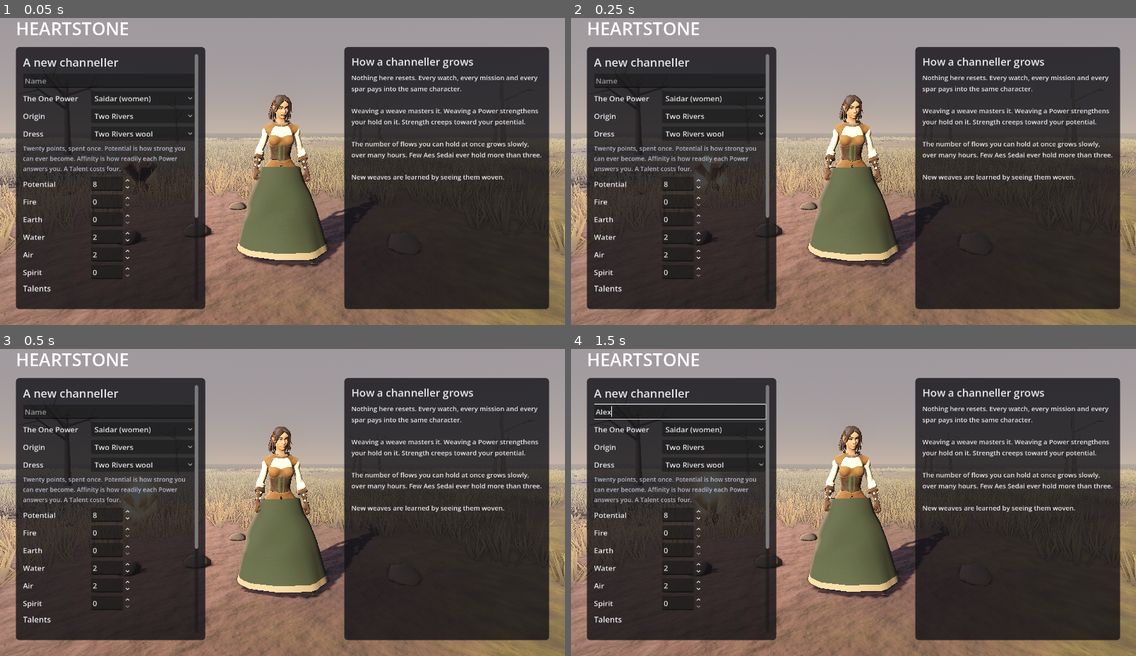
Above: before the commit, frames 1-4 (two rows, left to right).
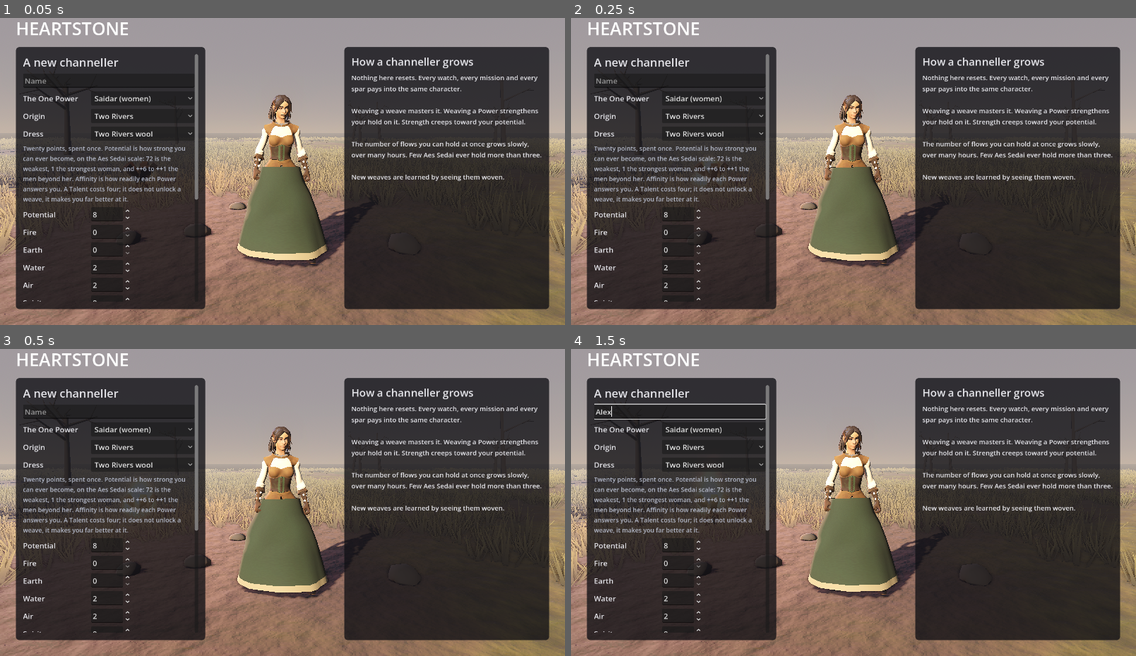
Above: after the commit, the same moments.

Repository: malleum/heartstone
Game: Godot game, scene res://src/game/camp.tscn
Same seed, same stepped clock (60 frames per second), same inputs: the game is played once before the commit and once after it.
Inputs (mouse positions are in pixels of both pictures, inside the frame that each line leads up to):
- Up to frame 1 (0.05 s): no input
- Up to frame 2 (0.25 s): no input
- Up to frame 3 (0.5 s): no input
- Up to frame 4 (1.5 s): click (678, 410) at 0.52 s; type "Alex" at 0.6 s; click (678, 634) at 1.25 s, where only the run before the commit has a clickable "Healing"

The runs differ from the first frame. In frame 1, 1.7% of the frame differs, in the area x 4-36%, y 44-93%; in frame 2, 1.7%; in frame 3, 1.7%; in frame 4, 1.7%.

Commit message:
Strength on the Companion scale, Talents as bonuses, sex-specific flows; research merged into docs/WEAVES.md
Strength is shown and gated as Robert Jordan's levels (72 to 1, then ++6 to ++1
for saidin). Talents no longer unlock weaves: they multiply power and waive the
strength gate. Gateway and Deathgate need 19(7). Healing and Gateway have
saidin flows. Balefire is all five Powers. weaves.md is replaced by
docs/WEAVES.md, with the design parts folded into VISION and ARCHITECTURE.

Co-Authored-By: Claude Fable 5.2 <noreply@anthropic.com>
Claude-Session: https://claude.ai/code/session_01Gpjj62eNhKwkLZFDBswzAi

Diff:
--- a/data/weaves.json
+++ b/data/weaves.json
@@ -1,6 +1,6 @@
 {
-  "_doc": "One row per weave. flows = threads of each Power  …(156 unchanged characters)… non | wiki | unknown | game | user (see weaves.md). kind picks the sim behaviour; base holds its numbers at reference power 10.",
-  "fireball": {"name": "Fireball", "book": 1, "confidence": "canon", "flows": {"fire": 1}, "kind": "projectile",
+  "_doc": "One row per weave. flows = threads of each Power  …(156 unchanged characters)… non | wiki | unknown | game | user (see docs/WEAVES.md). flows_saidin = the flows a man uses where they differ. talent = the Talent that makes this weave far stronger and waives its strength gate; nobody needs a Talent to learn a weave. level = weakest Companion strength level that can make it work. kind picks the sim behaviour; base holds its numbers at reference power 10.",
+  "fireball": {"name": "Fireball", "book": 1, "confidence": "wiki", "flows": {"fire": 1}, "kind": "projectile",
     "base": {"damage": 30, "radius": 1.6, "speed": 30, "range": 45}, "form": 0.55, "draw": 6},
   "hammer_of_air": {"name": "Hammer of Air", "book": 2, "confidence": "game", "flows": {"air": 1}, "kind": "cone",
     "base": {"damage": 12, "range": 9, "arc": 50, "push": 9}, "form": 0.4, "draw": 5},
@@ -8,23 +8,23 @@
     "base": {"absorb": 60}, "form": 0.5, "draw": 8, "hold": true},
   "riven_earth": {"name": "Riven Earth", "book": 4, "confidence": "wiki", "flows": {"earth": 2}, "kind": "line",
     "base": {"damage": 40, "range": 18, "width": 2.2, "stagger": 1.0}, "form": 0.8, "draw": 11},
-  "lightning": {"name": "Call Lightning", "book": 3, "confidence": "wiki", "flows": {"air": 1, "fire": 1}, "kind": "strike",
+  "lightning": {"name": "Lightning", "book": 5, "confidence": "canon", "flows": {"air": 1, "fire": 1}, "kind": "strike",
     "base": {"damage": 70, "radius": 2.2, "range": 55}, "form": 0.9, "draw": 12},
   "arrows_of_fire": {"name": "Arrows of Fire", "book": 11, "confidence": "canon", "flows": {"earth": 1, "fire": 1}, "kind": "projectile",
     "base": {"damage": 16, "radius": 0.5, "speed": 46, "range": 50, "count": 5, "spread": 16}, "form": 0.6, "draw": 9},
-  "rolling_ring": {"name": "Rolling Ring of Earth and Fire", "book": 6, "confidence": "canon", "flows": {"earth": 2, "fire": 1}, "kind": "ring",
+  "rolling_ring": {"name": "Rolling Ring of Earth and Fire", "book": 6, "confidence": "wiki", "flows": {"earth": 2, "fire": 1}, "kind": "ring",
     "base": {"damage": 55, "radius": 13, "speed": 11}, "form": 1.3, "draw": 20},
   "blossoms_of_fire": {"name": "Blossoms of Fire", "book": 11, "confidence": "canon", "flows": {"earth": 1, "air": 1, "fire": 1}, "kind": "burst",
     "base": {"damage": 48, "radius": 3.2, "range": 60, "count": 6, "scatter": 8, "delay": 0.7}, "form": 1.4, "draw": 22},
-  "deathgate": {"name": "Deathgate", "book": 11, "confidence": "canon", "flows": {"spirit": 1, "fire": 1, "earth": 1}, "kind": "mover", "talent": "travelling",
+  "deathgate": {"name": "Deathgate", "book": 11, "confidence": "canon", "flows": {"spirit": 1, "fire": 1, "earth": 1}, "kind": "mover", "talent": "travelling", "level": 19,
     "base": {"dps": 260, "radius": 1.6, "speed": 6.5, "duration": 6, "count": 2, "spread": 30}, "form": 1.9, "draw": 34},
-  "balefire": {"name": "Balefire", "book": 3, "confidence": "game", "flows": {"fire": 2, "spirit": 2}, "kind": "beam", "min_strength": 30,
+  "balefire": {"name": "Balefire", "book": 3, "confidence": "game", "flows": {"fire": 1, "earth": 1, "water": 1, "air": 1, "spirit": 1}, "kind": "beam",
     "base": {"damage": 400, "range": 70, "width": 0.7}, "form": 1.6, "draw": 45},
-  "healing": {"name": "Healing", "book": 1, "confidence": "canon", "flows": {"spirit": 1, "water": 1, "air": 1}, "kind": "heal", "talent": "healing",
+  "healing": {"name": "Healing", "book": 3, "confidence": "canon", "flows": {"spirit": 1, "water": 1, "air": 1}, "flows_saidin": {"spirit": 1, "fire": 1, "earth": 1}, "kind": "heal", "talent": "healing",
     "base": {"heal": 60, "range": 6}, "form": 1.5, "draw": 18},
-  "shielding": {"name": "Shield from the Source", "book": 2, "confidence": "canon", "flows": {"spirit": 2}, "kind": "sever",
+  "shielding": {"name": "Shield from the Source", "book": 3, "confidence": "canon", "flows": {"spirit": 2}, "kind": "sever",
     "base": {"range": 30, "duration": 4}, "form": 1.2, "draw": 16, "hold": true},
-  "gateway": {"name": "Gateway", "book": 5, "confidence": "canon", "flows": {"spirit": 2}, "flows_saidin": {"spirit": 1, "fire": 1}, "kind": "utility", "talent": "travelling",
+  "gateway": {"name": "Gateway", "book": 6, "confidence": "canon", "flows": {"spirit": 1}, "flows_saidin": {"spirit": 1, "fire": 1}, "kind": "utility", "talent": "travelling", "level": 19,
     "base": {}, "form": 2.5, "draw": 30},
   "fog": {"name": "Making Fog", "book": 5, "confidence": "wiki", "flows": {"air": 1, "water": 1}, "kind": "utility", "talent": "cloud_dancing",
     "base": {"radius": 25, "duration": 30}, "form": 2.0, "draw": 14}
--- a/src/core/profile.gd
+++ b/src/core/profile.gd
@@ -8,7 +8,7 @@
 ## Tests point this elsewhere so they never litter the player's character list.
 static var dir := "user://profiles"
 const CREATION_POINTS := 20
-const TALENTS: Array[String] = ["healing", "travelling", "skimming", "cloud_dancing", "earth_singing", "illusion", "reading_residues", "reading_weaves", "unweaving", "listening_to_the_wind", "dreaming", "foretelling"]
+const TALENTS: Array[String] = ["healing", "travelling", "cloud_dancing", "delving", "earth_singing", "illusion", "reading_residues", "reading_weaves", "unweaving", "listening_to_the_wind", "dreaming", "foretelling"]
 
 ## opts: name, power (saidin|saidar), potential_pts, affinity_pts {element: pts},
 ## talents [], origin, look {}, book_limit. Points: 20 shared between potential,
@@ -32,7 +32,7 @@
 		affinity[e] = minf(a, 0.9)
 		# Aptitude is the ceiling practice can reach in that Power.
 		aptitude[e] = minf(a + 0.35, 1.0)
-	var potential := 30.0 + 5.0 * pot_pts
+	var potential := Rules.strength_of(potential_level(power, pot_pts))
 	var p := {
 		version = VERSION, name = opts.get("name", "Unnamed"), cls = "channeller",
 		power = power, potential = potential, strength = potential * 0.2 + 4.0,
@@ -44,6 +44,15 @@
 		weaves = {fireball = {known = true, xp = 0.0}}, seen = [], done = {},
 	}
 	return p
+
+## Potential bought with creation points, as a Companion level: 40(28) for nothing,
+## 1(+12) for 14 points. Only saidin goes further, to ++1 at 16 points: the weakest
+## man and woman are equals, but men have six levels above the strongest woman.
+static func potential_level(power: String, pts: int) -> int:
+	return maxi(40 - roundi(2.8 * pts), -5 if power == "saidin" else 1)
+
+static func max_potential_pts(power: String) -> int:
+	return 16 if power == "saidin" else 14
 
 static func path(name: String) -> String:
 	return "%s/%s.json" % [dir, name.to_lower().validate_filename()]
--- a/src/core/progression.gd
+++ b/src/core/progression.gd
@@ -45,8 +45,8 @@
 	# Strength grows toward potential with use; holding more flows comes with experience.
 	var s0: float = p.strength
 	p.strength += (p.potential - p.strength) * (1.0 - exp(-draw * yield_.get("strength", 1.0) / T.strength_k))
-	if int(p.strength) > int(s0):
-		out.append("Strength %d -> %d (potential %d)" % [int(s0), int(p.strength), int(p.potential)])
+	if Rules.level_of(p.strength) < Rules.level_of(s0):
+		out.append("Strength %s -> %s (potential %s)" % [Rules.level_name(Rules.level_of(s0)), Rules.level_name(Rules.level_of(p.strength)), Rules.level_name(Rules.level_of(p.potential))])
 	p.channelled += draw
 	if Rules.flow_capacity(p) > flows_before:
 		out.append("You can now hold %d flows at once" % Rules.flow_capacity(p))
--- a/src/core/rules.gd
+++ b/src/core/rules.gd
@@ -19,6 +19,12 @@
 	affinity_k = 80000.0,
 	# Lifetime draw needed to hold this many flows at once: the headline progression.
 	flow_steps = [0, 0, 0, 60000, 250000, 700000, 1600000, 3200000, 6000000, 10000000, 16000000],
+	talent_power = 1.5,        # a weave woven by someone with the Talent for it
+	earth_singing = 1.2,
+	# Strength is stored as a magnitude and shown as a Companion level. Level 1 (the
+	# strongest woman) is magnitude 100 and every level down divides by this, so
+	# level 72 is about 10 and ++1 (the strongest man) about 121.
+	level_ratio = 1.033,
 	repeat_renown = 0.25,      # share of renown paid for replaying a cleared activity
 	endurance = 100.0,         # how much of the Power can be drawn before tiring
 	endurance_regen = 7.0,     # per second
@@ -52,6 +58,26 @@
 		n += int(flows_of(w, p)[e])
 	return n
 
+## A Talent no longer unlocks a weave: anyone can learn it, and the Talent makes
+## it much stronger and waives any strength gate.
+static func has_talent(p: Dictionary, w: Dictionary) -> bool:
+	return w.has("talent") and p.talents.has(w.talent)
+
+## The Wheel of Time Companion's scale as one number: 72 (weakest) up to 1 (the
+## strongest woman), then 0 down to -5 for the six men's levels ++6 up to ++1.
+static func level_of(strength: float) -> int:
+	return clampi(roundi(1.0 - log(maxf(strength, 0.01) / 100.0) / log(TUNE.level_ratio)), -5, 72)
+
+static func strength_of(level: int) -> float:
+	return 100.0 * pow(TUNE.level_ratio, 1.0 - level)
+
+## "19(7)", "8(+5)" or "++2": the level, then its rank on the older White Tower
+## scale, which began at what is now 13.
+static func level_name(level: int) -> String:
+	if level <= 0:
+		return "++%d" % (level + 6)
+	return "%d(%s)" % [level, str(level - 12) if level > 12 else "+%d" % (13 - level)]
+
 static func mastery_level(p: Dictionary, weave_id: String) -> int:
 	var xp: float = p.weaves.get(weave_id, {}).get("xp", 0.0)
 	return mini(int(sqrt(xp / TUNE.mastery_xp)), TUNE.mastery_cap)
@@ -63,10 +89,10 @@
 		return "not learned"
 	if w.book > p.book_limit:
 		return "beyond your reading"
-	if w.has("talent") and not p.talents.has(w.talent):
-		return "needs the %s Talent" % w.talent
-	if p.strength < w.get("min_strength", 0.0):
-		return "not strong enough"
+	# A strength gate is written as a Companion level; the Talent for the weave
+	# waives it (Androl makes gateways his strength should not allow).
+	if w.has("level") and level_of(p.strength) > int(w.level) and not has_talent(p, w):
+		return "needs strength %s or the Talent" % level_name(int(w.level))
 	var fl := flows_of(w, p)
 	for e in fl:
 		if p.affinity[e] < TUNE.min_affinity:
@@ -86,8 +112,10 @@
 		total += fl[e]; aff += fl[e] * p.affinity[e]
 	aff /= total
 	var talent := 1.0
-	if fl.has("earth") and p.talents.has("earth_singing"):
-		talent = 1.2
+	if has_talent(p, w):
+		talent = TUNE.talent_power
+	elif fl.has("earth") and p.talents.has("earth_singing"):
+		talent = TUNE.earth_singing
 	# Affinity 0.5 is "ordinary": it neither helps nor hurts.
 	return p.strength * (0.5 + aff) * (1.0 + TUNE.mastery_power * mastery_level(p, weave_id)) * talent
 
--- a/src/game/camp.gd
+++ b/src/game/camp.gd
@@ -5,7 +5,7 @@
 ## the backdrop later without touching the flow (profile -> activity -> game -> back).
 
 const ORIGINS := {two_rivers = "Two Rivers", aiel = "Aiel", cairhien = "Cairhien", domani = "Arad Doman", borderlands = "Borderlands", tar_valon = "Tar Valon"}
-const TALENT_PICKS := ["healing", "travelling", "cloud_dancing", "earth_singing", "illusion", "dreaming"]
+const TALENT_PICKS := ["healing", "travelling", "cloud_dancing", "earth_singing", "delving", "illusion", "dreaming"]
 
 var profile := {}
 var model: Node3D
@@ -107,7 +107,7 @@
 	_clear(side); _clear(board)
 	_text(side, profile.name, 28)
 	_text(side, "%s  ·  %s  ·  %s" % [profile.power.capitalize(), ORIGINS.get(profile.origin, profile.origin), "%d h %02d m channelling" % [int(profile.seconds / 3600.0), int(profile.seconds / 60.0) % 60]], 15, Color(0.7, 0.72, 0.78))
-	_text(side, "Strength %d of %d\nFlows held at once: %d\nRenown %d" % [int(profile.strength), int(profile.potential), Rules.flow_capacity(profile), int(profile.renown)])
+	_text(side, "Strength %s, potential %s\nFlows held at once: %d\nRenown %d" % [Rules.level_name(Rules.level_of(profile.strength)), Rules.level_name(Rules.level_of(profile.potential)), Rules.flow_capacity(profile), int(profile.renown)])
 	var aff := ""
 	for e in Rules.ELEMENTS:
 		aff += "%s %d%%   " % [e.capitalize(), int(profile.affinity[e] * 100.0)]
@@ -183,9 +183,12 @@
 	make.origin = _option(side, "Origin", ORIGINS)
 	make.look = _option(side, "Dress", {})
 	# Saidar is women's and saidin men's, so the wardrobe follows the choice.
-	make.power.item_selected.connect(func(_i: int) -> void: _fill_looks(); _creation_changed())
+	make.power.item_selected.connect(func(_i: int) -> void:
+		_fill_looks()
+		make.potential.max_value = Profile.max_potential_pts(make.power.get_selected_metadata())
+		_creation_changed())
 	_fill_looks()
-	_text(side, "Twenty points, spent once. Potential is how strong you can ever become. Affinity is how readily each Power answers you. A Talent costs four.", 14, Color(0.7, 0.72, 0.78))
+	_text(side, "Twenty points, spent once. Potential is how strong you can ever become, on the Aes Sedai scale: 72 is the weakest, 1 the strongest woman, and ++6 to ++1 the men beyond her. Affinity is how readily each Power answers you. A Talent costs four; it does not unlock a weave, it makes you far better at it.", 14, Color(0.7, 0.72, 0.78))
 	make.potential = _spin(side, "Potential", 14, 8)
 	make.aff = {}
 	for e in Rules.ELEMENTS:
@@ -226,7 +229,7 @@
 	if not make.has("go"):
 		return
 	var left := _points_left()
-	make.left.text = "Points left: %d" % left
+	make.left.text = "Potential %s   ·   points left: %d" % [Rules.level_name(Profile.potential_level(make.power.get_selected_metadata(), int(make.potential.value))), left]
 	make.left.add_theme_color_override("font_color", Color(1, 0.4, 0.3) if left < 0 else Color(0.9, 0.9, 0.92))
 	make.go.disabled = left < 0
 	var kind: String = make.look.get_selected_metadata()
--- a/src/game/game.gd
+++ b/src/game/game.gd
@@ -359,7 +359,7 @@
 	_banner_t -= get_process_delta_time()
 	if _banner_t <= 0.0 and not _done:
 		banner.text = ""
-	var lines := ["%s   strength %d/%d   flows %d   renown %d" % [profile.name, int(profile.strength), int(profile.potential), Rules.flow_capacity(profile), int(profile.renown)],
+	var lines := ["%s   strength %s (potential %s)   flows %d   renown %d" % [profile.name, Rules.level_name(Rules.level_of(profile.strength)), Rules.level_name(Rules.level_of(profile.potential)), Rules.flow_capacity(profile), int(profile.renown)],
 		"Health %d" % int(maxf(my_hp, 0.0)), ""]
 	for i in known.size():
 		var w: Dictionary = Rules.weaves[known[i]]
Not shown, changed: CLAUDE.md
Not shown, changed: docs/ARCHITECTURE.md
Not shown, changed: docs/PLAYTEST.md
Not shown, changed: docs/VISION.md
Not shown, added: docs/WEAVES.md
Not shown, removed: weaves.md
